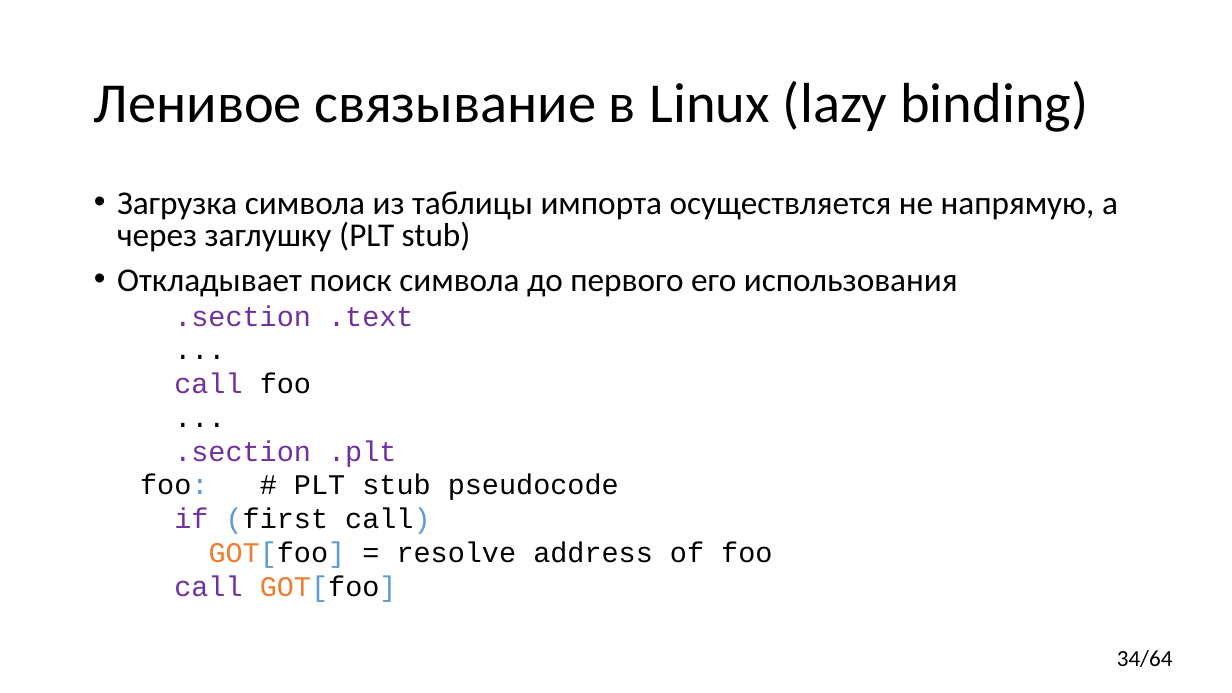
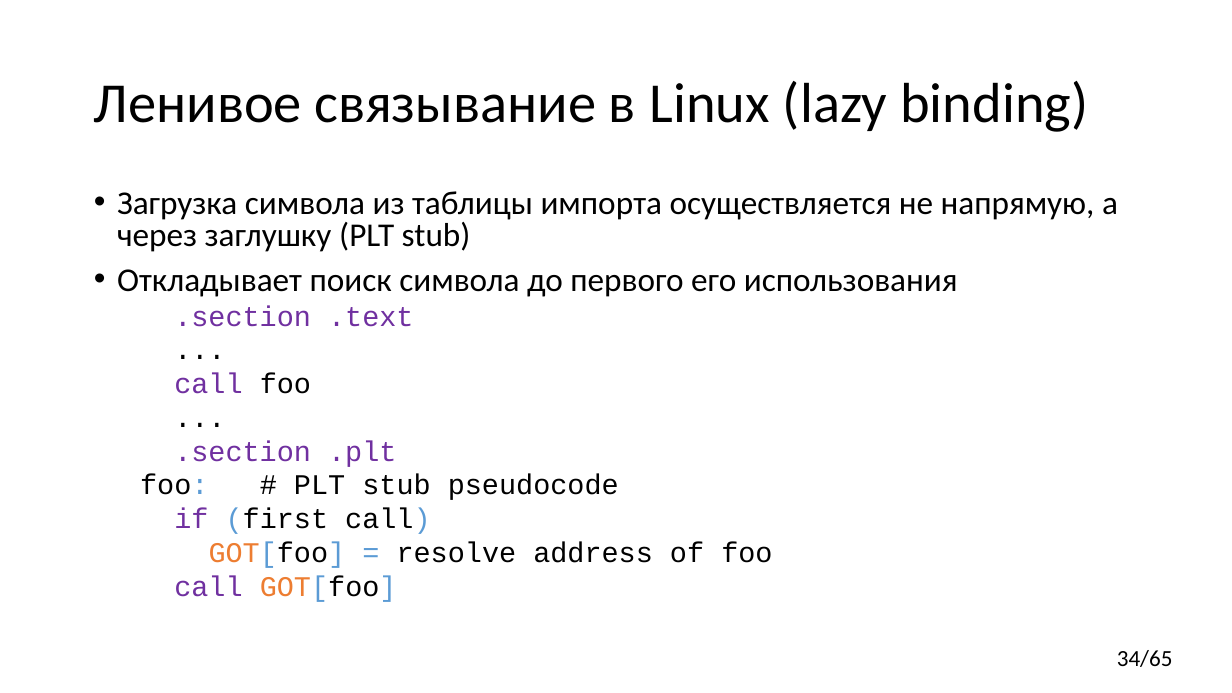
Before and after one commit to yugr/CppRussia, a slide deck: slide 34 of 2024/RU.pptx. Drawn at 1232x693 pixels with LibreOffice and Linux fonts; fonts in the diff are those of the drawing. Boxes give left, top, right and bottom in pixels: in the first picture for what was removed or moved away, otherwise in the second. Text is boxed around its words. In the diff, an @@ line names an element or a change of style, - is before the commit and + after.

```diff
--- a/2024/RU.pptx
+++ b/2024/RU.pptx
@@ text at <box>209,542,772,568</box>: text colour #000000 to #5B9BD5 in "=" @@
@@ page number at <box>1117,650,1173,667</box>: text changed @@
-34/64
+34/65
```
Also in this commit, not shown: 5 other slides changed, 1 slide added, 1 other file.
